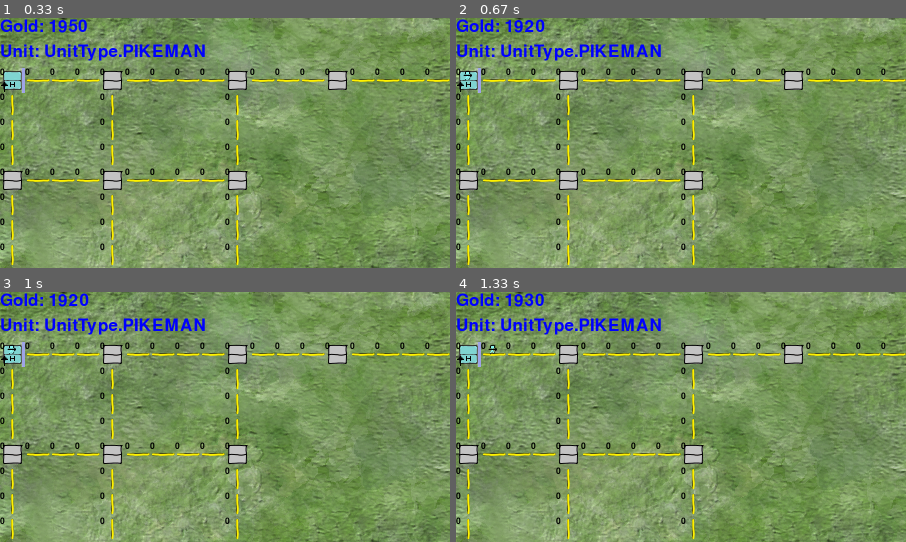
Above: before the commit, frames 1-4 (two rows, left to right).
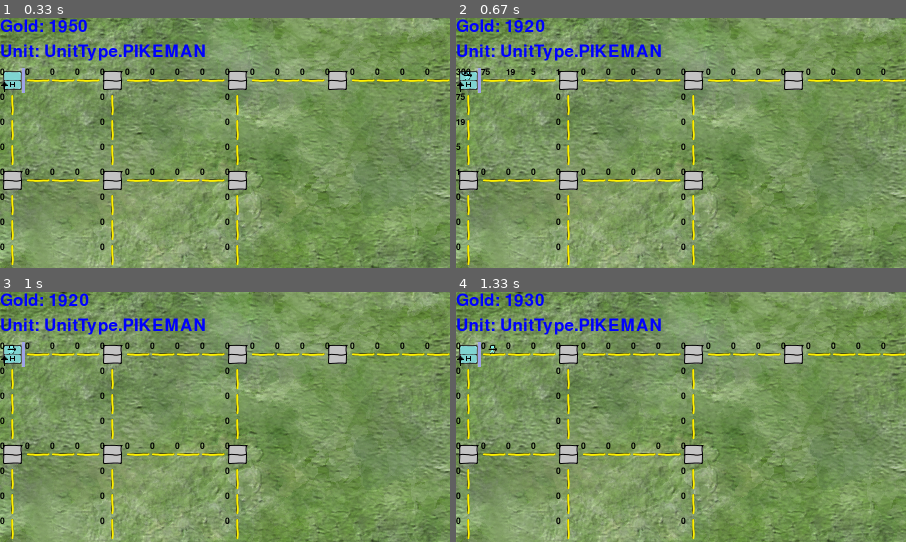
Above: after the commit, the same moments.

Repository: czebrose/ML_Projects
Game: pygame game, started from ML-Tutorial/NodeFightGame/game.py
Two runs of this game, one before a commit and one after it. Both use one fixed random seed, a clock stepped at 60 frames per second and the inputs below.
Inputs:
- Up to frame 1 (0.33 s): no input
- Up to frame 2 (0.67 s): tap U at 0.33 s
- Up to frame 3 (1 s): tap I at 0.67 s
- Up to frame 4 (1.33 s): no input
The pictures show only the part of the screen within x 0-50%, y 0-50%; the shares and areas given below are measured in that part.

Frame 1 is identical in both runs. In frame 2, 0.3% of the frame differs, in the area x 0-24%, y 20-63%; in frame 3, nothing differs; in frame 4, nothing differs.

Commit message:
Diffusion seems to work better now that the empty spaces are absorbing some of the values.

Diff:
--- a/ML-Tutorial/NodeFightGame/debug.py
+++ b/ML-Tutorial/NodeFightGame/debug.py
@@ -24,8 +24,10 @@
         unit_type = UnitType.PIKEMAN
     elif keys[pygame.K_o]:
         unit_type = UnitType.ARCHER
+    elif keys[pygame.K_i]:
+        unit_type = UnitType.KNIGHT
     elif keys[pygame.K_u]:
-        unit_type = UnitType.KNIGHT
+        unit_type = UnitType.EMPTY
     elif keys[pygame.K_MINUS]:
         show = True
     elif keys[pygame.K_EQUALS]:
@@ -39,6 +41,9 @@
         for loc in row:
             if isinstance(loc, Location):
                 color = (0, 0, 0)
-                diff_value = "{:.0f}".format(loc.diffusion.get_unit_value(unit_type, player))
+                if unit_type is UnitType.EMPTY:
+                    diff_value = "{:.0f}".format(loc.diffusion.get_node_value(player))
+                else:
+                    diff_value = "{:.0f}".format(loc.diffusion.get_unit_value(unit_type, player))
                 text = STAT_FONT.render(diff_value, True, color)
                 win.blit(text, loc.get_pixel_pos())
--- a/ML-Tutorial/NodeFightGame/diffusion.py
+++ b/ML-Tutorial/NodeFightGame/diffusion.py
@@ -1,17 +1,22 @@
-from util import PlayerColor, UnitType
+import util
+from util import PlayerColor, UnitType, Direction
 import unit
 
 
 UNIT_LIST = [UnitType.PIKEMAN, UnitType.KNIGHT, UnitType.ARCHER]
 PLAYER_LIST = [PlayerColor.BLUE, PlayerColor.RED, PlayerColor.NEUTRAL]
+DIRECTION_LIST = [Direction.NORTH, Direction.SOUTH, Direction.EAST, Direction.WEST]
 
 
 class LocDiffusion:
     def __init__(self):
         self.node_value = {}
-        self.unit_value = {}
         self.unit_type = UnitType.EMPTY
         self.unit_owner = PlayerColor.NEUTRAL
+        self.unit_dir_pref = {}
+        for color in PLAYER_LIST:
+            self.unit_dir_pref[color] = None
+        self.unit_value = {}
         self.unit_lambda = {}
         for u in UNIT_LIST:
             self.unit_value[u] = {}
@@ -26,23 +31,26 @@
         for u in UNIT_LIST:
             for color in PLAYER_LIST:
                 self.unit_value[u][color] = float(0)
-                self.unit_lambda[u][color] = float(1)
+                self.unit_lambda[u][color] = util.NEUTRAL_L
 
     def set_node_value(self, building, player):
         if building.is_empty():
-            self.node_value[player] = 500
+            self.node_value[player] = util.EMPTY_OWNED_NODE_VALUE
         elif building.is_home():
-            self.node_value[player] = 1000
+            self.node_value[player] = util.HOME_NODE_VALUE
         else:
-            self.node_value[player] = 800
+            self.node_value[player] = util.BUILDING_NODE_VALUE
 
     def set_unit_value(self, unit_type, player):
-        self.unit_value[unit_type][player] = 1000
+        self.unit_value[unit_type][player] = util.UNIT_VALUE
         self.unit_type = unit_type
         self.unit_owner = player
         for u in UNIT_LIST:
             for color in PLAYER_LIST:
                 self.unit_lambda[u][color] = self.get_unit_lambda(u, color)
+
+    def set_unit_dir_pref(self, direction, player):
+        self.unit_dir_pref[player] = direction
 
     def get_node_value(self, player):
         return self.node_value[player]
@@ -52,33 +60,46 @@
 
     def get_unit_lambda(self, other_unit_type, other_player):
         if self.unit_owner is other_player:
-            return 1.0
+            return util.NEUTRAL_L
         self_kills_other = unit.get_fight_result(other_unit_type, self.unit_type)
         other_kills_self = unit.get_fight_result(self.unit_type, other_unit_type)
         if self_kills_other and other_kills_self:
-            return 0.5
+            return util.SAME_UNIT_L
         elif self_kills_other:
-            return 0.0
+            return util.COUNTER_UNIT_L
         else:
-            return 1.0
+            return util.ANTI_COUNTER_UNIT_L
 
     def spread_node(self, neighbors):
         for color in PLAYER_LIST:
             node_total = 0
-            for n in neighbors:
-                node_total += n.node_value[color] - self.node_value[color]
-            node_total *= 0.25
+            for d in DIRECTION_LIST:
+                if neighbors.__contains__(d):
+                    n = neighbors[d]
+                    node_total += util.NODE_D * (n.node_value[color] - self.node_value[color])
+                else:
+                    node_total += util.EMPTY_D * (0 - self.node_value[color])
             self.node_value[color] = self.node_value[color] + node_total
 
     def spread_unit(self, neighbors):
         for color in PLAYER_LIST:
             for u in UNIT_LIST:
                 unit_total = 0
-                for n in neighbors:
-                    unit_total += n.unit_value[u][color] - self.unit_value[u][color]
-                unit_total *= 0.25
+                for d in DIRECTION_LIST:
+                    if neighbors.__contains__(d):
+                        n = neighbors[d]
+                        diff = n.unit_value[u][color] - self.unit_value[u][color]
+                        if d is n.unit_dir_pref[color]:
+                            unit_total += util.UNIT_TO_PREF_DIR_D * diff
+                        elif not n.unit_dir_pref[color]:
+                            unit_total += util.UNIT_NO_PREF_DIR_D * diff
+                        else:
+                            unit_total += util.UNIT_FROM_PREF_DIR_D * diff
+                    else:
+                        unit_total += util.EMPTY_D * (0 - self.unit_value[u][color])
                 self.unit_value[u][color] = self.unit_lambda[u][color] * (self.unit_value[u][color] + unit_total)
 
+    # neighbors is a dictionary of directions to diffusion objects
     def spread(self, neighbors):
         self.spread_node(neighbors)
         self.spread_unit(neighbors)
--- a/ML-Tutorial/NodeFightGame/game.py
+++ b/ML-Tutorial/NodeFightGame/game.py
@@ -44,7 +44,7 @@
 def collect_gold(global_map, players):
     for row in global_map:
         for location in row:
-            if isinstance(location, Node):
+            if location:
                 players = location.collect_gold(players)
     return players
 
@@ -77,8 +77,8 @@
 def spawn_units(global_map, players):
     for row in global_map:
         for location in row:
-            if isinstance(location, Node):
-                player_gold = location.attempt_spawn(players)
+            if location:
+                players = location.attempt_spawn(players)
     return global_map, players
 
 
--- a/ML-Tutorial/NodeFightGame/location.py
+++ b/ML-Tutorial/NodeFightGame/location.py
@@ -59,17 +59,23 @@
     def is_home_node(self, player):
         return False
 
+    def collect_gold(self, players):
+        return players
+
+    def attempt_spawn(self, players):
+        return players
+
     def prepare_diffusion(self):
-        self.diffusion.reset()
+        #self.diffusion.reset()
         if self.unit_in_loc:
             self.diffusion.set_unit_value(self.unit_in_loc.unit_type, self.unit_in_loc.owner)
 
     def diffuse(self):
-        diffusion_neighbors = []
+        diffusion_neighbors = {}
         for direction in self.neighbors:
             n = self.neighbors[direction]
             if n:
-                diffusion_neighbors.append(n.diffusion)
+                diffusion_neighbors[direction] = n.diffusion
         self.diffusion.spread(diffusion_neighbors)
 
     def fight(self):
--- a/ML-Tutorial/NodeFightGame/node.py
+++ b/ML-Tutorial/NodeFightGame/node.py
@@ -45,20 +45,22 @@
         Location.add_neighbor(self, direction, neighbor, set_neighbor)
 
     def collect_gold(self, players):
+        players = Location.collect_gold(self, players)
         if players.keys().__contains__(self.owner):
             players[self.owner].gold += self.building.generate_gold()
         return players
 
-    def attempt_spawn(self, player_gold):
+    def attempt_spawn(self, players):
+        players = Location.attempt_spawn(self, players)
         if not self.building.can_spawn_unit():
-            return player_gold
+            return players
         if self.spawn_timer > 0:
             self.spawn_timer -= 1
-        elif self.unit_in_loc is None and player_gold[self.owner].gold >= util.UNIT_COST:
+        elif self.unit_in_loc is None and players[self.owner].gold >= util.UNIT_COST:
             self.unit_in_loc = Unit(self.building.unit_type, self.owner, self.exit_direction[self.owner])
             self.spawn_timer = util.SPAWN_DELAY
-            player_gold[self.owner].gold -= util.UNIT_COST
-        return player_gold
+            players[self.owner].gold -= util.UNIT_COST
+        return players
 
     def get_direction(self, owner):
         if self.exit_direction.keys().__contains__(owner):
@@ -67,6 +69,7 @@
 
     def set_exit_direction(self, owner, direction):
         self.exit_direction[owner] = direction
+        self.diffusion.set_unit_dir_pref(direction, owner)
         if self.unit_in_loc:
             self.unit_in_loc.set_direction(self.exit_direction[self.owner])
 
--- a/ML-Tutorial/NodeFightGame/util.py
+++ b/ML-Tutorial/NodeFightGame/util.py
@@ -16,7 +16,20 @@
 BG_WIDTH = 1000
 BG_HEIGHT = 1000
 
-DIFFUSION_CYCLES = 5
+DIFFUSION_CYCLES = 1
+EMPTY_OWNED_NODE_VALUE = 500
+BUILDING_NODE_VALUE = 800
+HOME_NODE_VALUE = 1000
+UNIT_VALUE = 1000
+NEUTRAL_L = 1.0
+SAME_UNIT_L = 0.5
+COUNTER_UNIT_L = 0.0
+ANTI_COUNTER_UNIT_L = 1.0
+EMPTY_D = 0.1
+NODE_D = 0.25
+UNIT_NO_PREF_DIR_D = 0.25
+UNIT_TO_PREF_DIR_D = 0.4
+UNIT_FROM_PREF_DIR_D = 0.0
 
 
 class OrderedEnum(Enum):
